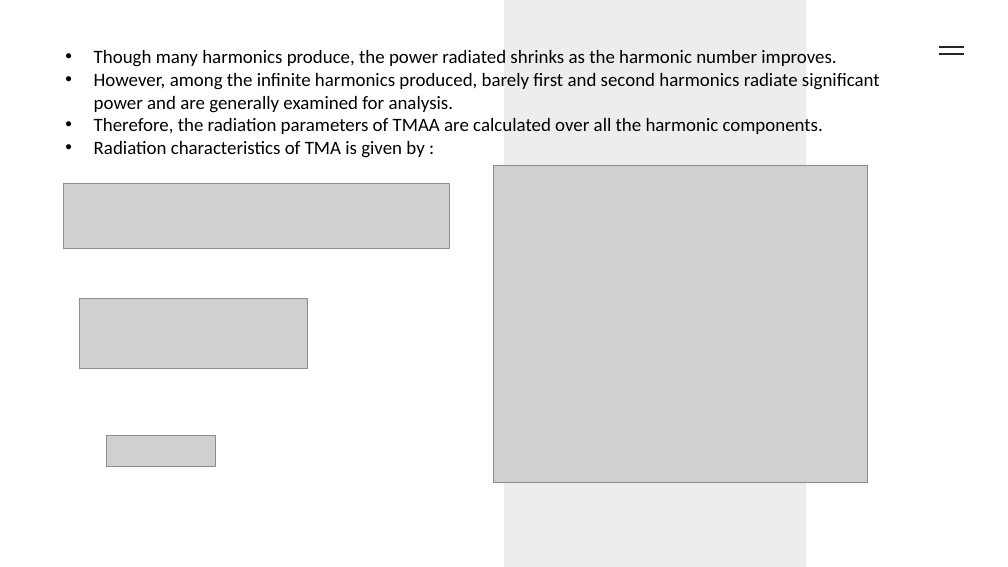
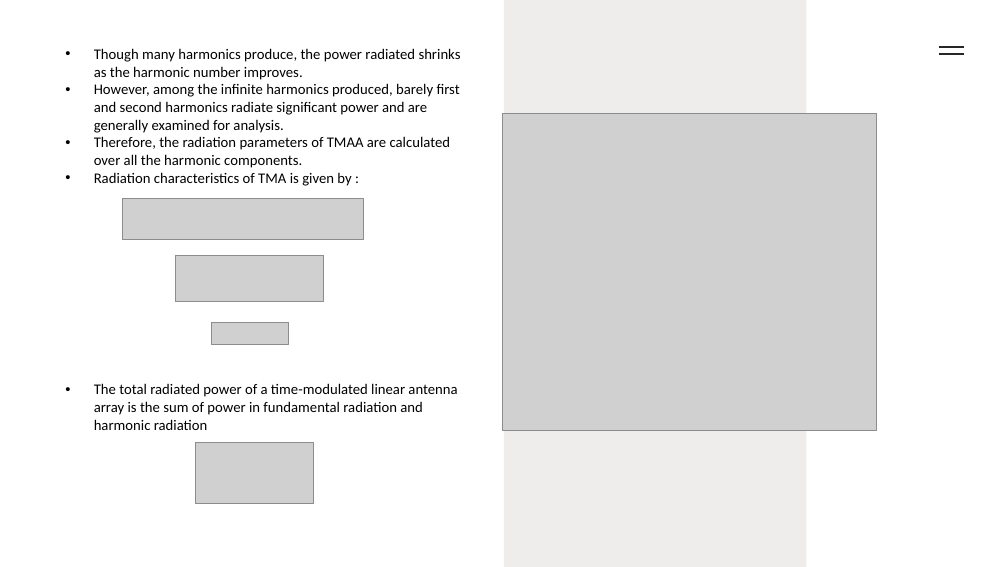
Before and after one commit to rv-ui/ppt, a slide deck: slide 4 of ppt_TMA.pptx (slide 6 before the commit). Drawn at 1008x567 pixels with LibreOffice and Linux fonts; fonts in the diff are those of the drawing; grey boxes stand for pictures. Boxes give left, top, right and bottom in pixels: in the first picture for what was removed or moved away, otherwise in the second. Text is boxed around its words. In the diff, an @@ line names an element or a change of style, - is before the commit and + after.

```diff
--- a/ppt_TMA.pptx
+++ b/ppt_TMA.pptx
@@ text at bbox=[94, 48, 461, 186]: size 18 to 14 pt in "Though many harmonics produce, the power radiated ...", "However, among the infinite harmonics produced, barely ...", "Therefore, the radiation parameters of TMAA are ...", "Radiation characteristics of TMA is given by ..." @@
@@ picture: place and size @@
-picture at bbox=[493, 165, 867, 482]
+picture at bbox=[503, 113, 877, 430]
@@ picture: place and size @@
-picture at bbox=[63, 183, 449, 248]
+picture at bbox=[123, 199, 364, 240]
@@ picture added at bbox=[175, 255, 324, 301] @@
@@ picture removed at bbox=[80, 298, 309, 368] @@
@@ picture: place and size @@
-picture at bbox=[107, 436, 215, 466]
+picture at bbox=[212, 323, 288, 344]
@@ text at bbox=[94, 383, 457, 430]: paragraph added @@
+• The total radiated power of a time-modulated linear antenna array is the sum of power in fundamental radiation and harmonic radiation
@@ picture added at bbox=[196, 443, 313, 504] @@
```
Also in this commit, not shown: 3 other slides changed, 6 slides added, 5 slides removed.
